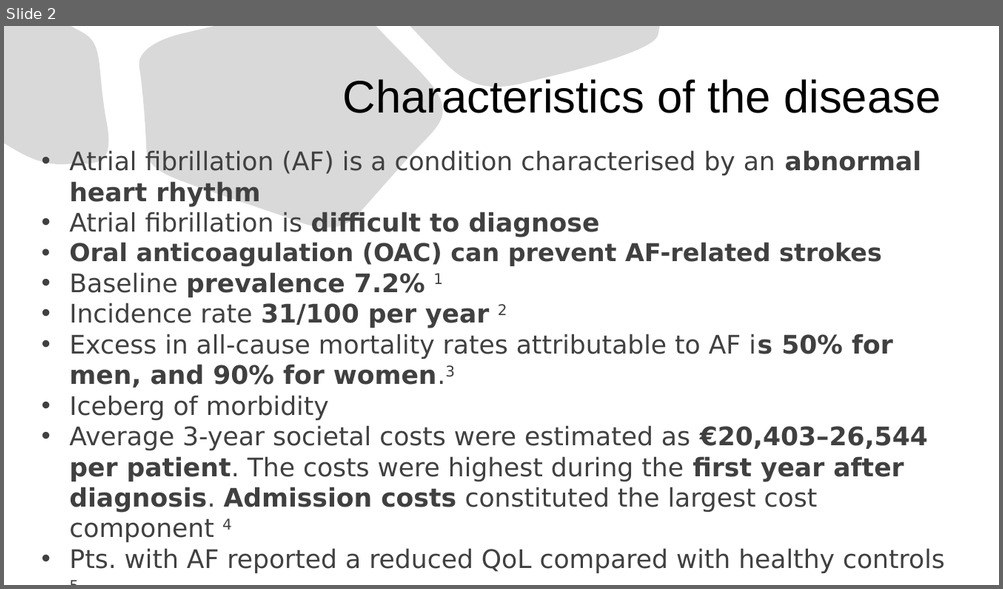
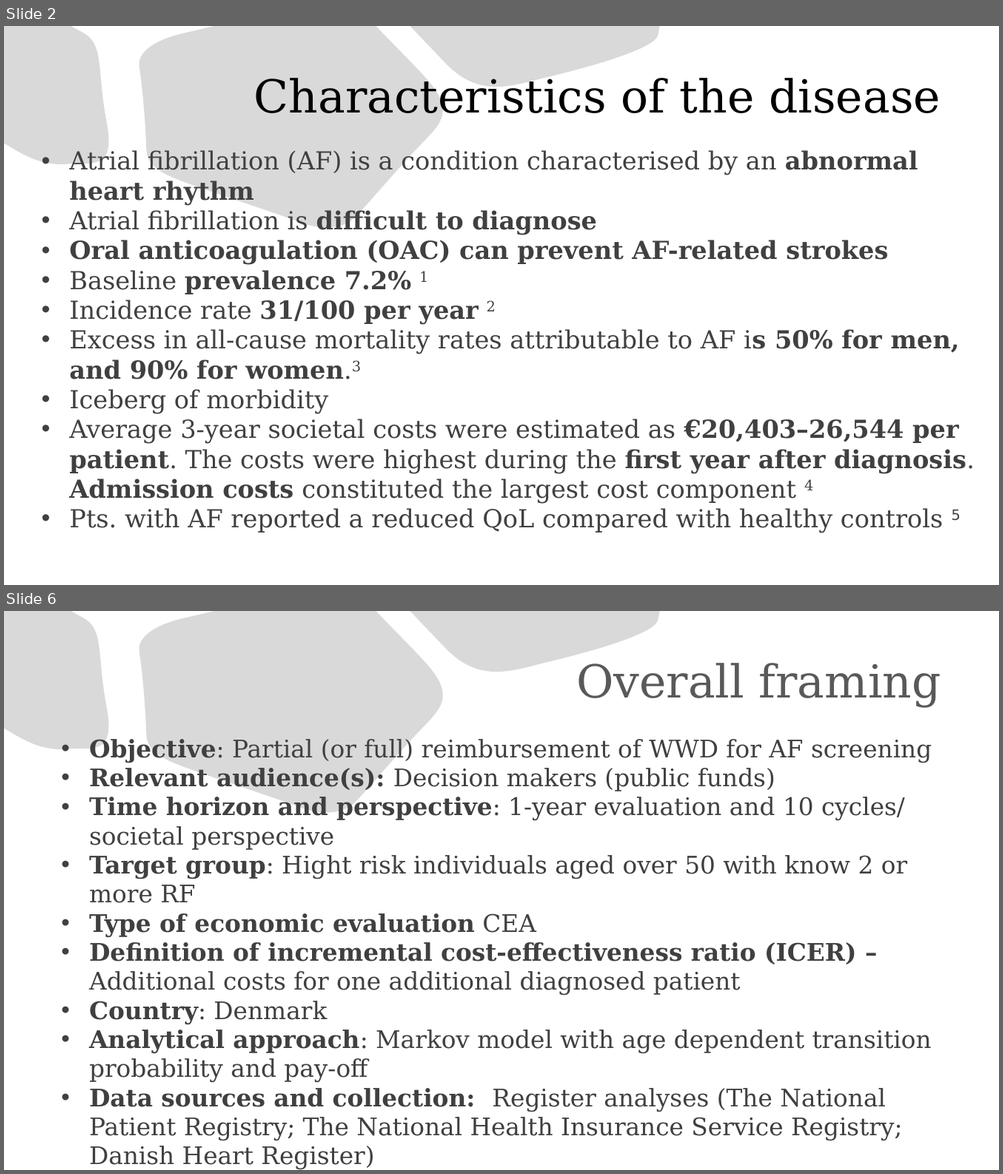
Before and after one commit to kostadinoff/SMU_seminar_in_economic-_evaluation_in_Healthcare, a slide deck: group_assigment/group_assigment.pptx. Shown one above the other, each under a label of ours: slide 2 before the commit, slides 2 and 6 after it; the slides between them are not shown. The pictures are 1003x589 and 1003x1174 pixels, drawn with LibreOffice and Linux fonts; fonts in the diff are those of the drawing. Boxes give left, top, right and bottom in pixels: in the first picture for what was removed or moved away, otherwise in the second. Text is boxed around its words. In the diff, an @@ line names an element or a change of style, - is before the commit and + after.

Commit message:
modified:   README.md 	new file:   group_assigment/.$af.drawio.bkp 	modified:   group_assigment/af.drawio 	new file:   group_assigment/af.drawio.png 	new file:   group_assigment/af.drawio.svg 	modified:   group_assigment/af.png 	modified:   group_assigment/group_assigment.pptx 	new file:   group_assigment/markov.drawio 	new file:   group_assigment/markov.png 	new file:   lectures/08.md

```diff
--- a/group_assigment/group_assigment.pptx
+++ b/group_assigment/group_assigment.pptx
@@ slide 6 added at (4, 611, 999, 1170), background #FFFFFF; not listed: 3 template elements that a slide beside it also shows @@
@@ title added at (576, 663, 941, 708), 44 pt, text #595959 @@
+Overall framing
@@ text added at (89, 739, 931, 1170), 23.4 pt, text #404040 @@
+• Objective: Partial (or full) reimbursement of WWD for AF screening
+• Relevant audience(s): Decision makers (public funds)
+• Time horizon and perspective: 1-year evaluation and 10 cycles/ societal perspective
+• Target group: Hight risk individuals aged over 50 with know 2 or more RF
+• Type of economic evaluation CEA
+• Definition of incremental cost-effectiveness ratio (ICER) – Additional costs for one additional diagnosed patient
+• Country: Denmark
+• Analytical approach: Markov model with age dependent transition probability and pay-off
+• Data sources and collection: Register analyses (The National Patient Registry; The National Health Insurance Service Registry; Danish Heart Register)
@@ slide 2 changed as well @@
@@ title "Characteristics of the disease" at (254, 78, 940, 113): font Arial to DejaVu Serif @@
@@ text "Atrial fibrillation (AF) is a ..." at (69, 150, 974, 534): size 24.7 to 24 pt, font DejaVu Sans to DejaVu Serif; size 23.8 to 24 pt in "Oral anticoagulation (OAC) can prevent AF-related strokes" @@
```
Also in this commit, not shown: 5 other slides changed, 6 other slides added, 7 slides removed, 9 other files.
